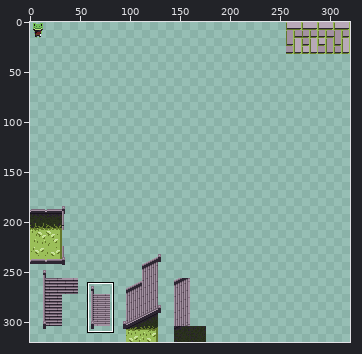
File history of a sprite sheet, Artwork/TileSets/TileMaps/Stone.png. Above, an overview of the earlier version with the close-up marked.
Close-up. Before:
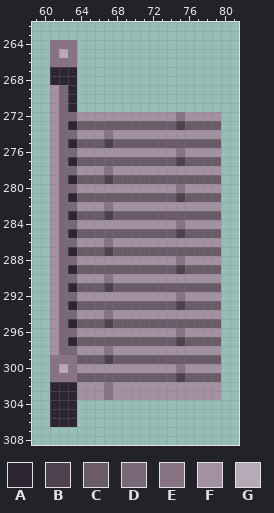
The file is 320x320 pixels. Colours within 5 levels of each other are drawn and written as one. Shown: x 59..81, y 262..308. The commit also changed other parts of the picture, which this record leaves out.
Palette (. is transparent): A #2d2632  B #4e404d  C #6a5b69  D #786777  E #877384  F #a391a1  G #b8a9b7
Pixels before, first column x 61:
264 EEE................
265 EGE................
266 EEE................
267 AAA................
268 AAA................
269 FDA................
270 FDA................
271 FDA................
272 FDDFFFFFFFFFFFEFFFF
273 FDACCCCCCCCCCCBCCCC
274 FDDFFFEFFFFFFFFFFFF
275 FDACCCBCCCCCCCCCCCC
276 FDDFFFFFFFFFFFEFFFF
277 FDACCCCCCCCCCCBCCCC
278 FDDFFFEFFFFFFFFFFFF
279 FDACCCBCCCCCCCCCCCC
280 FDDFFFFFFFFFFFEFFFF
281 FDACCCCCCCCCCCBCCCC
282 FDDFFFEFFFFFFFFFFFF
283 FDACCCBCCCCCCCCCCCC
284 FDDFFFFFFFFFFFEFFFF
285 FDACCCCCCCCCCCBCCCC
286 FDDFFFEFFFFFFFFFFFF
287 FDACCCBCCCCCCCCCCCC
288 FDDFFFFFFFFFFFEFFFF
289 FDACCCCCCCCCCCBCCCC
290 FDDFFFEFFFFFFFFFFFF
291 FDACCCBCCCCCCCCCCCC
292 FDDFFFFFFFFFFFEFFFF
293 FDACCCCCCCCCCCBCCCC
294 FDDFFFEFFFFFFFFFFFF
295 FDACCCBCCCCCCCCCCCC
296 FDDFFFFFFFFFFFEFFFF
297 FDACCCCCCCCCCCBCCCC
298 FDDFFFEFFFFFFFFFFFF
299 EEECCCBCCCCCCCCCCCC
300 EGEFFFFFFFFFFFEFFFF
301 EEECCCCCCCCCCCBCCCC
302 AAAFFFEFFFFFFFFFFFF
303 AAAFFFEFFFFFFFFFFFF
304 AAA................
305 AAA................
306 AAA................
After the commit:
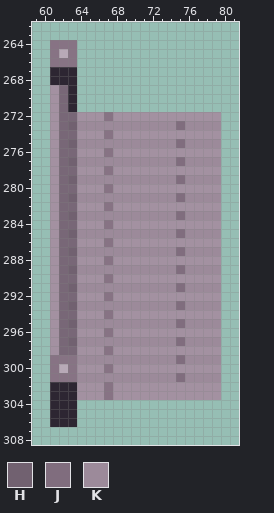
Colours new in this view: H #716170  J #806d7e  K #9c8a9a
Diff:
y 272: x 67 F -> E; x 75 E -> F
y 273: x 63..79 ACCCCCCCCCCCBCCCC -> HKKKKKKKKKKKJKKKK
y 275: x 63..79 ACCCBCCCCCCCCCCCC -> HKKKKKKKKKKKJKKKK
y 276: x 67 F -> E; x 75 E -> F
y 277: x 63..79 ACCCCCCCCCCCBCCCC -> HKKKKKKKKKKKJKKKK
y 279: x 63..79 ACCCBCCCCCCCCCCCC -> HKKKKKKKKKKKJKKKK
y 280: x 67 F -> E; x 75 E -> F
y 281: x 63..79 ACCCCCCCCCCCBCCCC -> HKKKKKKKKKKKJKKKK
y 283: x 63..79 ACCCBCCCCCCCCCCCC -> HKKKKKKKKKKKJKKKK
y 284: x 67 F -> E; x 75 E -> F
y 285: x 63..79 ACCCCCCCCCCCBCCCC -> HKKKKKKKKKKKJKKKK
y 287: x 63..79 ACCCBCCCCCCCCCCCC -> HKKKKKKKKKKKJKKKK
y 288: x 67 F -> E; x 75 E -> F
y 289: x 63..79 ACCCCCCCCCCCBCCCC -> HKKKKKKKKKKKJKKKK
y 291: x 63..79 ACCCBCCCCCCCCCCCC -> HKKKKKKKKKKKJKKKK
y 292: x 67 F -> E; x 75 E -> F
y 293: x 63..79 ACCCCCCCCCCCBCCCC -> HKKKKKKKKKKKJKKKK
y 295: x 63..79 ACCCBCCCCCCCCCCCC -> HKKKKKKKKKKKJKKKK
y 296: x 67 F -> E; x 75 E -> F
y 297: x 63..79 ACCCCCCCCCCCBCCCC -> HKKKKKKKKKKKJKKKK
y 299: x 64..79 CCCBCCCCCCCCCCCC -> KKKKKKKKKKKJKKKK
y 300: x 67 F -> E; x 75 E -> F
y 301: x 64..79 CCCCCCCCCCCBCCCC -> KKKKKKKKKKKJKKKK
Boxes around the changes in both close-ups, in picture pixels (x1, y1, x2, y2):
changed: (68, 112, 221, 382)
